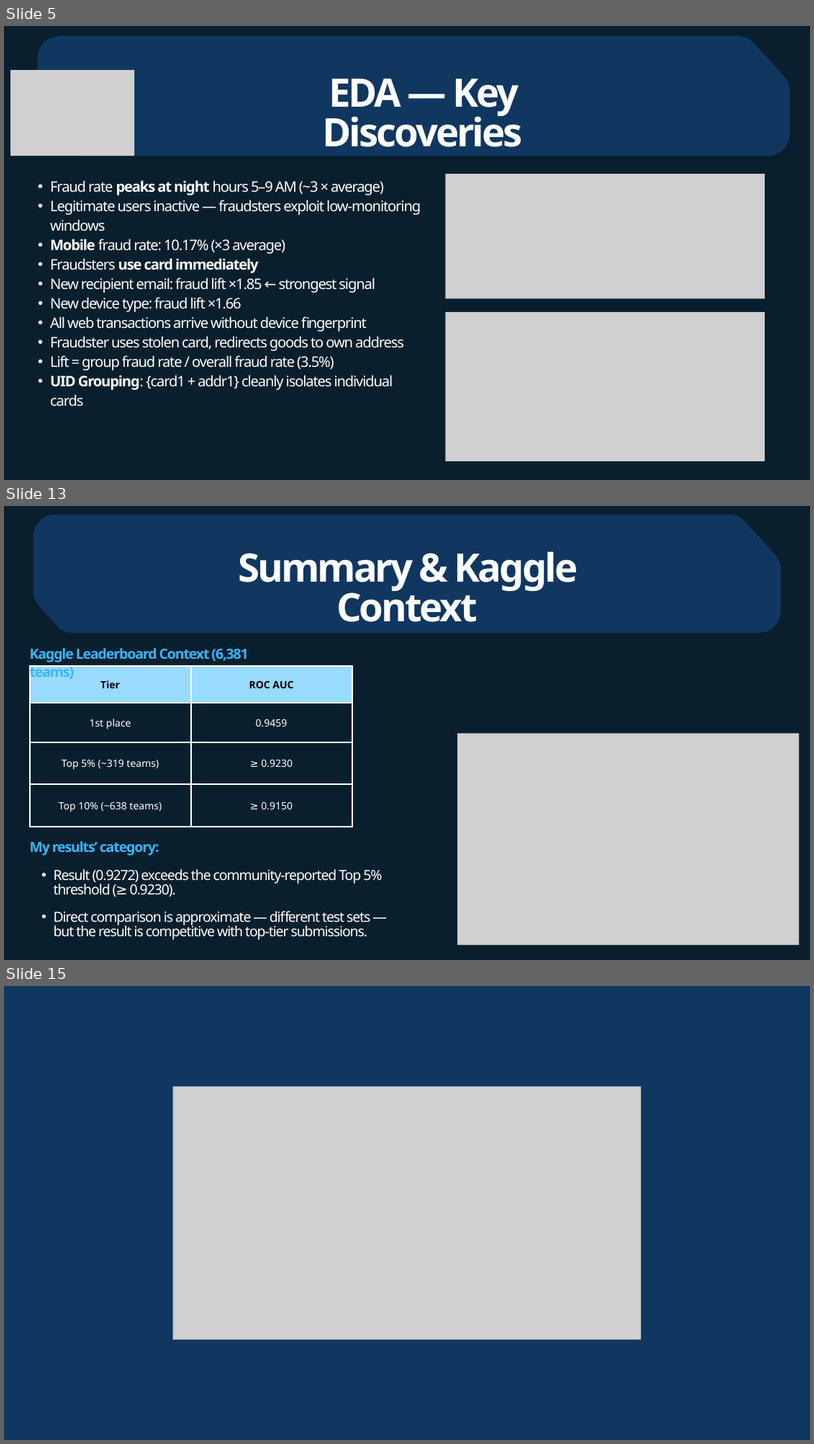
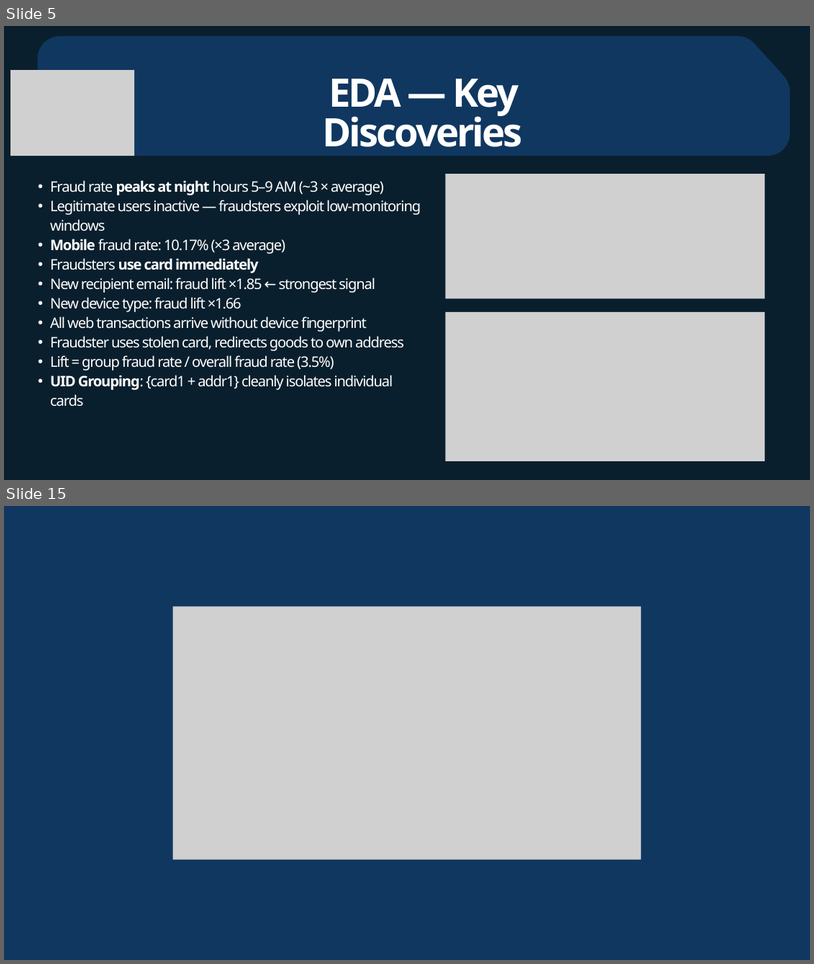
Before and after one commit to irishask/ML_Fraud_detection, a slide deck: IrenaSK- Fraud Detection -Final Project.pptx. Shown one above the other, each under a label of ours: slides 5, 13 and 15 before the commit, slides 5 and 15 after it; the slides between them are not shown. The pictures are 814x1444 and 814x964 pixels, drawn with LibreOffice and Linux fonts; fonts in the diff are those of the drawing; grey boxes stand for pictures. Boxes give left, top, right and bottom in pixels: in the first picture for what was removed or moved away, otherwise in the second. Text is boxed around its words. In the diff, an @@ line names an element or a change of style, - is before the commit and + after.

```diff
--- a/IrenaSK- Fraud Detection -Final Project.pptx
+++ b/IrenaSK- Fraud Detection -Final Project.pptx
@@ slide 13 removed at (4, 506, 810, 960), background #0A1F2D @@
@@ freeform shape removed at (34, 515, 781, 633) @@
@@ text removed at (238, 551, 579, 622) @@
-Summary & Kaggle Context
@@ text removed at (30, 648, 248, 681) @@
-Kaggle Leaderboard Context (6,381 teams)
@@ table removed at (30, 666, 352, 826), 4 rows, 2 columns @@
-Tier | ROC AUC
-1st place | 0.9459
-Top 5% (~319 teams) | ≥ 0.9230
-Top 10% (~638 teams) | ≥ 0.9150
@@ picture removed at (458, 733, 799, 944) @@
@@ text removed at (30, 841, 382, 939) @@
-My results’ category:
-  • Result (0.9272) exceeds the community-reported Top 5% threshold (≥ 0.9230).
-  • Direct comparison is approximate — different test sets — but the result is competitive with top-tier submissions.
```
Also in this commit, not shown: 9 slides changed, 2 slides added, 1 other slide removed.
